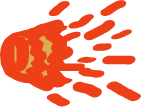
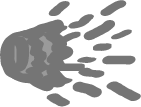
Before/after of a 141x107 layered artwork. What changed in the layer stack:
painted on "Fireball-I3" over [2, 32, 46, 76]
painted on "Fireball-I2" over [0, 25, 85, 84]
painted on "Fireball-I1" over [2, 0, 141, 107]
